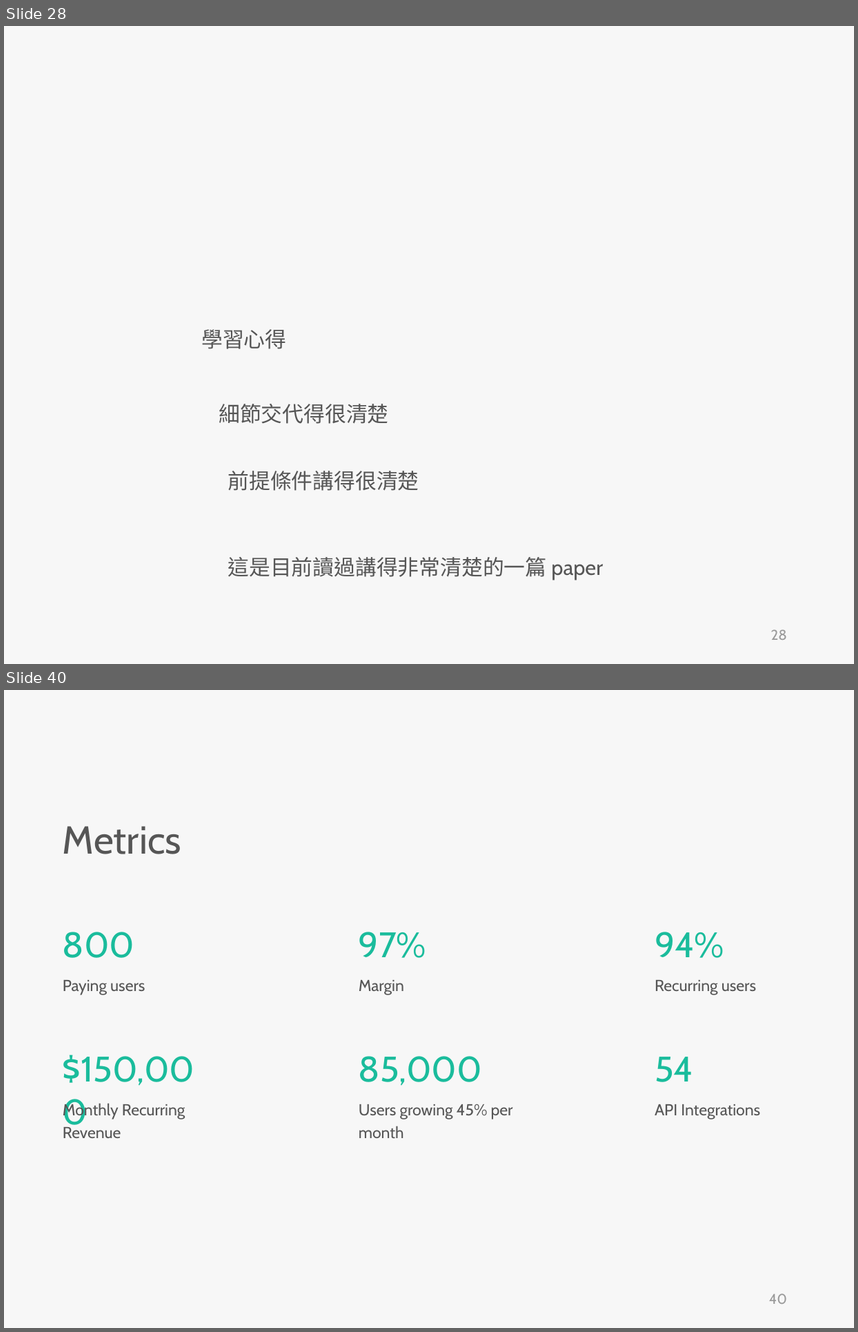
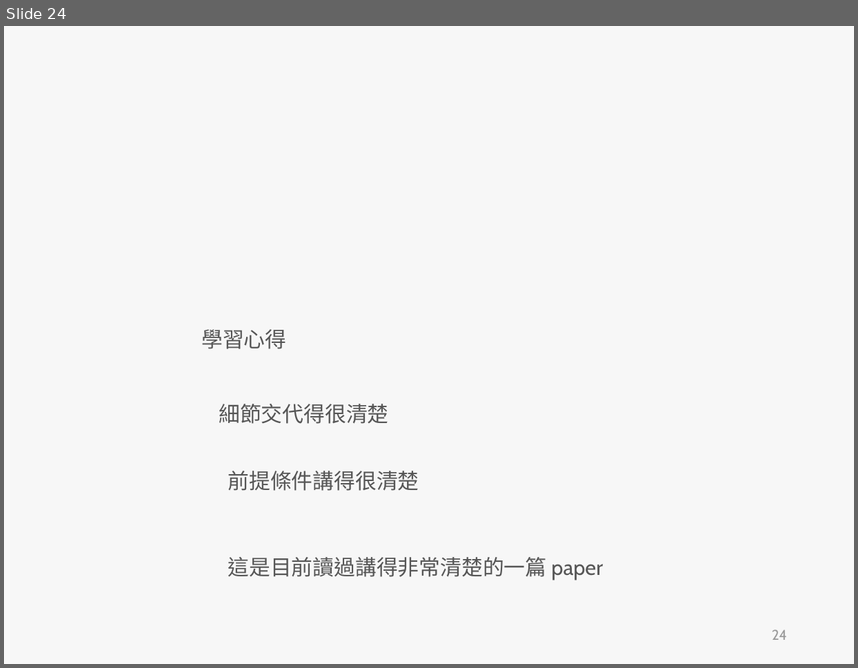
Before and after one commit to skyran1278/VbaProject, a slide deck: 20180126_SmartSplice/20180808_Meeting/Incremental dynamic analysis with multi-modes for seismic performance evaluation of RC bridges.pptx. Shown one above the other, each under a label of ours: slides 28 and 40 before the commit, slide 24 after it; the slides between them are not shown. The pictures are 858x1332 and 858x668 pixels, drawn with LibreOffice and Linux fonts; fonts in the diff are those of the drawing. Boxes give left, top, right and bottom in pixels: in the first picture for what was removed or moved away, otherwise in the second. Text is boxed around its words. In the diff, an @@ line names an element or a change of style, - is before the commit and + after.

```diff
--- a/20180126_SmartSplice/20180808_Meeting/Incremental dynamic analysis with multi-modes for seismic performance evaluation of RC bridges.pptx
+++ b/20180126_SmartSplice/20180808_Meeting/Incremental dynamic analysis with multi-modes for seismic performance evaluation of RC bridges.pptx
@@ slide 40 removed at bbox=[4, 690, 854, 1328], background #F7F7F7 @@
@@ text removed at bbox=[63, 826, 181, 854] @@
-Metrics
@@ text removed at bbox=[63, 931, 135, 958] @@
-800
@@ text removed at bbox=[359, 931, 426, 958] @@
-97%
@@ text removed at bbox=[655, 931, 724, 958] @@
-94%
@@ text removed at bbox=[63, 980, 145, 995] @@
-Paying users
@@ text removed at bbox=[359, 980, 404, 995] @@
-Margin
@@ text removed at bbox=[655, 980, 756, 995] @@
-Recurring users
@@ text removed at bbox=[63, 1054, 482, 1085] @@
-$150,000
@@ text removed at bbox=[359, 1056, 482, 1085] @@
-85,000
@@ text removed at bbox=[655, 1056, 693, 1082] @@
-54
@@ text removed at bbox=[63, 1101, 185, 1138] @@
-Monthly Recurring
-Revenue
@@ text removed at bbox=[359, 1104, 513, 1138] @@
-Users growing 45% per month
@@ text removed at bbox=[655, 1104, 760, 1119] @@
-API Integrations
@@ page number removed at bbox=[769, 1293, 787, 1303] @@
-40
@@ what was slide 28 is now slide 24 @@
@@ page number at bbox=[772, 629, 787, 639]: text changed @@
-28
+24
```
Also in this commit, not shown: 7 slides changed, 7 slides added, 35 other slides removed, 3 other files.
